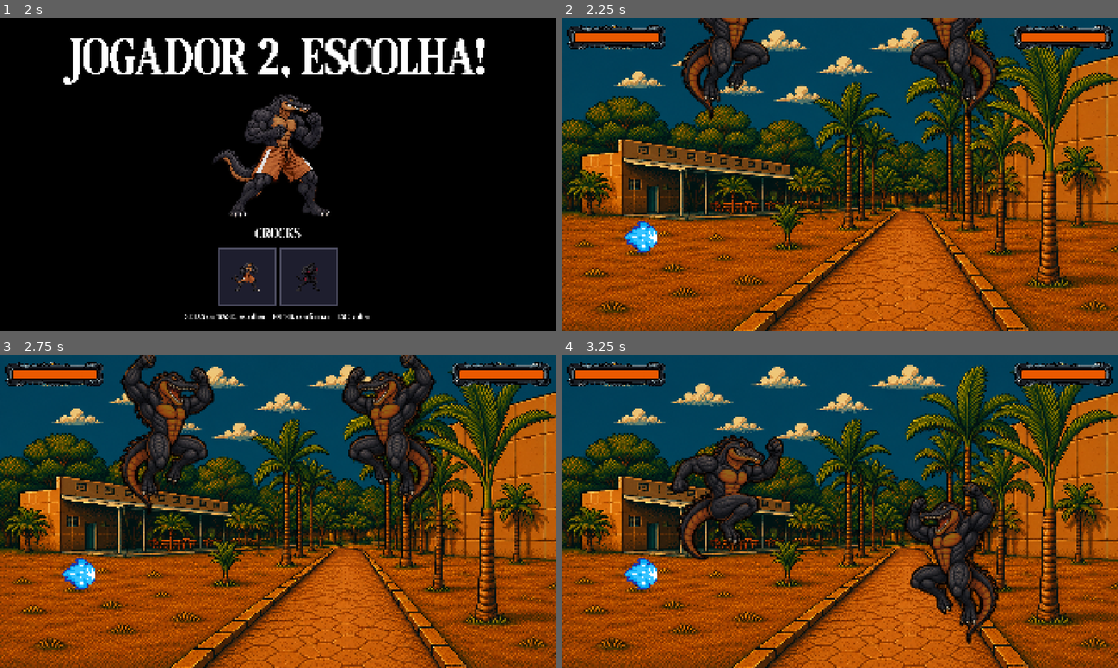
Above: before the commit, frames 1-4 (two rows, left to right).
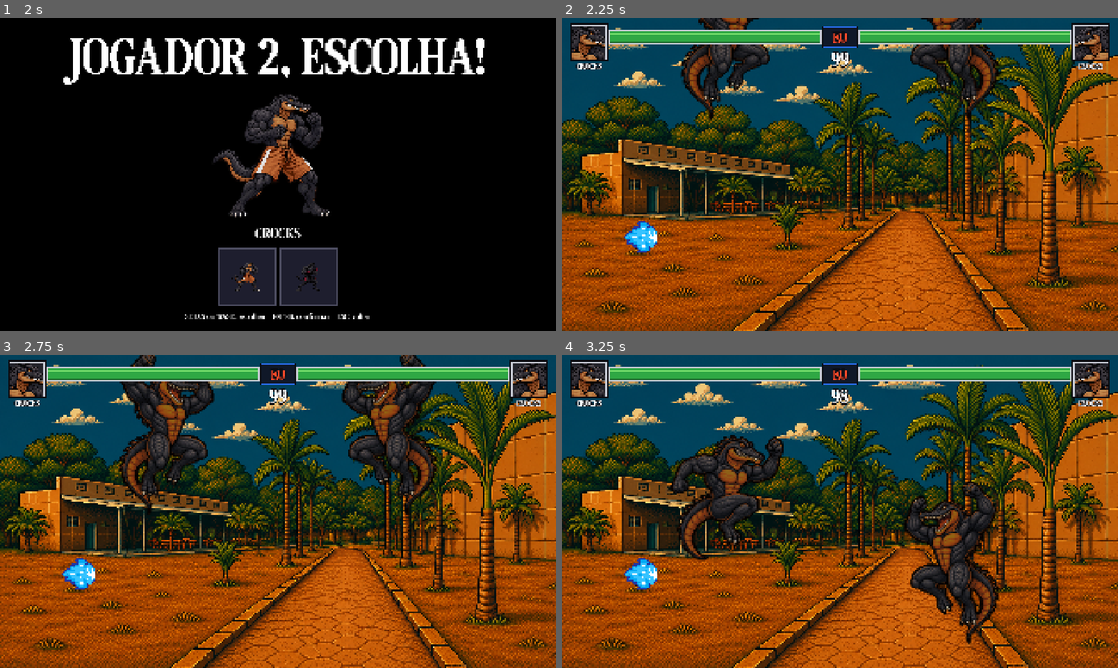
Above: after the commit, the same moments.

Repository: gustavo-laureano/atleticas-fighter
Game: Godot game, scene res://ui/main_menu/main_menu.tscn
Same seed, same stepped clock (60 frames per second), same inputs: the game is played once before the commit and once after it.
Inputs (mouse positions are in pixels of both pictures, inside the frame that each line leads up to):
- Up to frame 1 (2 s): click "▶ JOGAR" at 0.5 s; click (244, 277) at 1.25 s
- Up to frame 2 (2.25 s): click (806, 277) at 2 s
- Up to frame 3 (2.75 s): no input
- Up to frame 4 (3.25 s): move the mouse to (962, 495) at 2.77 s; tap F (p1_attack) at 2.85 s; tap W (p1_jump) at 3.02 s

Frame 1 is identical in both runs. In frame 2, 6.3% of the frame differs, in the area x 0-100%, y 1-17%; in frame 3, 6.3%; in frame 4, 6.4%.

Commit message:
feat: barra de vida no estilo Street Fighter
HUD única para os dois jogadores (ui/hud/life_bars.gd), desenhada em código a partir da referência: rosto e nome de cada personagem nas pontas, barras saindo do centro com faixa amarela de dano, caixa KO e tempo de 99 s. O rosto vem do campo face da ficha ou é recortado do topo do idle.

Co-Authored-By: Claude Opus 5.5 <noreply@anthropic.com>

Diff:
--- a/core/characters/character_data.gd
+++ b/core/characters/character_data.gd
@@ -8,3 +8,6 @@
 @export var display_name: String = ""
 @export var portrait: Texture2D
 @export var scene: PackedScene
+# Rosto que aparece na barra de vida, olhando para a direita. Opcional: se
+# ficar vazio, a HUD recorta a cabeça automaticamente do topo do `portrait`.
+@export var face: Texture2D
--- a/stages/stage_01/stage_01.gd
+++ b/stages/stage_01/stage_01.gd
@@ -1,10 +1,9 @@
 extends Node2D
 
 # Cria os dois lutadores escolhidos na tela de seleção: o jogador 1 no
-# PlayerSpawn e o jogador 2 no Player2Spawn, cada um com sua barra de vida.
-# Se a fase for aberta direto no editor (F6), usa o default_character nos dois.
-
-const HUD_SCENE := preload("res://ui/hud/hud.tscn")
+# PlayerSpawn e o jogador 2 no Player2Spawn, e mostra o rosto, o nome e a vida
+# de cada um na HUD. Se a fase for aberta direto no editor (F6), usa o
+# default_character nos dois.
 
 @export var default_character: CharacterData
 
@@ -13,23 +12,18 @@
 
 
 func _ready() -> void:
-	# A HUD da cena fica com o jogador 1; a do jogador 2 é uma cópia espelhada.
-	var hud_2 := HUD_SCENE.instantiate()
-	add_child(hud_2)
-	hud_2.move_to_right_side()
-	var huds: Array[CanvasLayer] = [hud, hud_2]
-
 	for i in 2:
 		var data: CharacterData = GameState.selected_characters[i]
 		if data == null:
 			data = default_character
+		hud.setup_player(i, data)
 
 		var player: Fighter = data.scene.instantiate()
 		player.name = "Player%d" % (i + 1)
 		player.player_id = i + 1
 		player.position = spawns[i].position
 		# Conecta antes do add_child para a HUD receber a vida inicial emitida no _ready do Fighter.
-		player.health_changed.connect(huds[i]._on_health_changed)
+		player.health_changed.connect(hud.set_health.bind(i))
 		add_child(player)
 		# O jogador 2 começa olhando para o jogador 1.
 		player.sprite.flip_h = player.player_id == 2
--- a/stages/stage_02/stage_02.gd
+++ b/stages/stage_02/stage_02.gd
@@ -1,10 +1,9 @@
 extends Node2D
 
 # Cria os dois lutadores escolhidos na tela de seleção: o jogador 1 no
-# PlayerSpawn e o jogador 2 no Player2Spawn, cada um com sua barra de vida.
-# Se a fase for aberta direto no editor (F6), usa o default_character nos dois.
-
-const HUD_SCENE := preload("res://ui/hud/hud.tscn")
+# PlayerSpawn e o jogador 2 no Player2Spawn, e mostra o rosto, o nome e a vida
+# de cada um na HUD. Se a fase for aberta direto no editor (F6), usa o
+# default_character nos dois.
 
 @export var default_character: CharacterData
 
@@ -13,23 +12,18 @@
 
 
 func _ready() -> void:
-	# A HUD da cena fica com o jogador 1; a do jogador 2 é uma cópia espelhada.
-	var hud_2 := HUD_SCENE.instantiate()
-	add_child(hud_2)
-	hud_2.move_to_right_side()
-	var huds: Array[CanvasLayer] = [hud, hud_2]
-
 	for i in 2:
 		var data: CharacterData = GameState.selected_characters[i]
 		if data == null:
 			data = default_character
+		hud.setup_player(i, data)
 
 		var player: Fighter = data.scene.instantiate()
 		player.name = "Player%d" % (i + 1)
 		player.player_id = i + 1
 		player.position = spawns[i].position
 		# Conecta antes do add_child para a HUD receber a vida inicial emitida no _ready do Fighter.
-		player.health_changed.connect(huds[i]._on_health_changed)
+		player.health_changed.connect(hud.set_health.bind(i))
 		add_child(player)
 		# O jogador 2 começa olhando para o jogador 1.
 		player.sprite.flip_h = player.player_id == 2
--- a/ui/hud/hud.gd
+++ b/ui/hud/hud.gd
@@ -1,17 +1,16 @@
 extends CanvasLayer
 
-@onready var fill: ColorRect = $ColorRect_fill
+# HUD da luta: as duas barras de vida ficam em LifeBars (ver life_bars.gd).
+# A fase chama setup_player() com o personagem de cada jogador e liga o sinal
+# health_changed de cada lutador em set_health().
+
+@onready var life_bars: Control = $LifeBars
 
 
-func _on_health_changed(current: int, maximum: int) -> void:
-	if maximum <= 0:
-		return
-	fill.scale.x = float(current) / float(maximum)
+func setup_player(index: int, data: CharacterData) -> void:
+	life_bars.setup_player(index, data)
 
 
-# Espelha a barra para o canto direito da tela (usado pelo jogador 2).
-func move_to_right_side() -> void:
-	var screen_width := get_viewport().get_visible_rect().size.x
-	offset.x = screen_width - fill.offset_left - fill.offset_right
-	# Mantém a barra presa à borda da tela ao perder vida, como a do jogador 1.
-	fill.pivot_offset.x = fill.size.x
+# Ligue com bind: player.health_changed.connect(hud.set_health.bind(index)).
+func set_health(current: int, maximum: int, index: int) -> void:
+	life_bars.set_health(current, maximum, index)
--- a/ui/hud/hud.tscn
+++ b/ui/hud/hud.tscn
@@ -1,26 +1,17 @@
 [gd_scene format=3 uid="uid://ispfrgluegis"]
 
 [ext_resource type="Script" uid="uid://bi5gyiniet0xu" path="res://ui/hud/hud.gd" id="1_kdjhy"]
-[ext_resource type="Texture2D" uid="uid://bwk2f2jymbrxq" path="res://ui/hud/health_bar.png" id="1_m7ell"]
+[ext_resource type="Script" path="res://ui/hud/life_bars.gd" id="2_bars"]
 
 [node name="CanvasLayer" type="CanvasLayer" unique_id=613537073]
 script = ExtResource("1_kdjhy")
 
-[node name="ColorRect_background" type="ColorRect" parent="." unique_id=125216100]
-offset_left = 42.999985
-offset_top = 52.0
-offset_right = 333.0
-offset_bottom = 92.0
-color = Color(0, 0, 0, 1)
-
-[node name="ColorRect_fill" type="ColorRect" parent="." unique_id=522702029]
-offset_left = 42.999985
-offset_top = 52.0
-offset_right = 333.0
-offset_bottom = 92.0
-color = Color(0.91764706, 0.34901962, 0, 1)
-
-[node name="Sprite2D" type="Sprite2D" parent="." unique_id=597352980]
-position = Vector2(187.99998, 70)
-scale = Vector2(0.16022098, 0.160221)
-texture = ExtResource("1_m7ell")
+[node name="LifeBars" type="Control" parent="." unique_id=1704518822]
+layout_mode = 3
+anchors_preset = 15
+anchor_right = 1.0
+anchor_bottom = 1.0
+grow_horizontal = 2
+grow_vertical = 2
+mouse_filter = 2
+script = ExtResource("2_bars")
--- /dev/null
+++ b/ui/hud/life_bars.gd
@@ -0,0 +1,195 @@
+extends Control
+
+# Barras de vida no estilo Street Fighter / King of Fighters (referência em
+# referencia/life bar.png): rosto e nome de cada lutador nas pontas, barras
+# saindo do centro, caixa "KO" no meio e o tempo da luta embaixo dela.
+# Tudo é desenhado aqui no _draw(), então não depende de imagens prontas:
+# cada lutador aparece com o rosto e o nome do personagem escolhido.
+
+signal time_up
+
+const FONT := preload("res://assets/fonts/pixelta/Pixelta.ttf")
+const ROUND_TIME := 99
+
+# Medidas em px da tela (viewport 1920 x 1080).
+const MARGIN := Vector2(36, 26)
+const FACE_SIZE := 116
+const BAR_HEIGHT := 40
+const BAR_TOP := 46
+const KO_SIZE := Vector2(112, 64)
+const BORDER := 4
+
+const COLOR_OUTLINE := Color("0b0b10")
+const COLOR_FRAME := Color("c9ccd6")
+const COLOR_EMPTY := Color("3a0f12")
+const COLOR_TRAIL := Color("e9c43b")
+const COLOR_FILL := Color("2fa844")
+const COLOR_FILL_LIGHT := Color("7be36f")
+const COLOR_FILL_DARK := Color("1d6b2c")
+const COLOR_KO_BORDER := Color("2b6ef0")
+const COLOR_KO_BG := Color("101828")
+const COLOR_KO_TEXT := Color("ff4a2a")
+
+# Recorte automático do rosto (frações da altura do desenho do portrait).
+const FACE_BAND := 0.06
+const FACE_SIDE := 0.24
+const FACE_FORWARD := 0.12
+
+var _names: Array[String] = ["", ""]
+var _faces: Array[Texture2D] = [null, null]
+# Vida atual (0..1) e a faixa amarela que "segue" a vida depois de um dano.
+var _health: Array[float] = [1.0, 1.0]
+var _trail: Array[float] = [1.0, 1.0]
+var _trail_tweens: Array[Tween] = [null, null]
+var _time_left := float(ROUND_TIME)
+
+
+func setup_player(index: int, data: CharacterData) -> void:
+	_names[index] = data.display_name.to_upper()
+	_faces[index] = data.face if data.face else _auto_face(data.portrait)
+	queue_redraw()
+
+
+func set_health(current: int, maximum: int, index: int) -> void:
+	if maximum <= 0:
+		return
+	var ratio := clampf(float(current) / maximum, 0.0, 1.0)
+	_health[index] = ratio
+	if ratio > _trail[index]:
+		_trail[index] = ratio
+	else:
+		# Como nos jogos de luta: o pedaço perdido fica amarelo um instante e
+		# depois desce até a vida atual.
+		if _trail_tweens[index]:
+			_trail_tweens[index].kill()
+		var tween := create_tween()
+		tween.tween_interval(0.4)
+		tween.tween_method(_set_trail.bind(index), _trail[index], ratio, 0.35)
+		_trail_tweens[index] = tween
+	queue_redraw()
+
+
+func _set_trail(value: float, index: int) -> void:
+	_trail[index] = value
+	queue_redraw()
+
+
+func _process(delta: float) -> void:
+	if _time_left <= 0.0:
+		return
+	var before := ceili(_time_left)
+	_time_left = maxf(_time_left - delta, 0.0)
+	if ceili(_time_left) != before:
+		queue_redraw()
+	if _time_left == 0.0:
+		time_up.emit()
+
+
+func _draw() -> void:
+	var center := size.x / 2.0
+	for index in 2:
+		_draw_side(index, center)
+	_draw_ko_and_timer(center)
+
+
+func _draw_side(index: int, center: float) -> void:
+	var right_side := index == 1
+	var face_x := size.x - MARGIN.x - FACE_SIZE if right_side else MARGIN.x
+	var face_rect := Rect2(face_x, MARGIN.y, FACE_SIZE, FACE_SIZE)
+
+	# Rosto, com moldura. O do jogador 2 é espelhado para olhar para o centro.
+	_draw_frame(face_rect)
+	draw_rect(face_rect, Color("23232b"))
+	if _faces[index]:
+		_draw_face(_faces[index], face_rect, right_side)
+
+	# Nome embaixo do rosto.
+	var name_pos := Vector2(face_rect.position.x - 40, face_rect.end.y + 34)
+	draw_string_outline(FONT, name_pos, _names[index], HORIZONTAL_ALIGNMENT_CENTER, FACE_SIZE + 80, 32, 8, COLOR_OUTLINE)
+	draw_string(FONT, name_pos, _names[index], HORIZONTAL_ALIGNMENT_CENTER, FACE_SIZE + 80, 32, Color.WHITE)
+
+	# Barra: vai do rosto até perto da caixa KO. A vida perdida some do lado do
+	# centro, como na referência.
+	var gap := KO_SIZE.x / 2.0 + 14
+	var bar_start := face_rect.end.x + 14 if not right_side else center + gap
+	var bar_end := center - gap if not right_side else face_rect.position.x - 14
+	var bar := Rect2(bar_start, BAR_TOP, bar_end - bar_start, BAR_HEIGHT)
+	_draw_frame(bar)
+	draw_rect(bar, COLOR_EMPTY)
+	_draw_fill(bar, _trail[index], right_side, COLOR_TRAIL, COLOR_TRAIL.lightened(0.3), COLOR_TRAIL.darkened(0.3))
+	_draw_fill(bar, _health[index], right_side, COLOR_FILL, COLOR_FILL_LIGHT, COLOR_FILL_DARK)
+
+
+# Desenha a foto preenchendo o quadro sem distorcer (corta as sobras do centro
+# para fora). `mirrored` espelha para olhar para o outro lado.
+func _draw_face(texture: Texture2D, rect: Rect2, mirrored: bool) -> void:
+	var tex_size := texture.get_size()
+	var side := minf(tex_size.x, tex_size.y)
+	var src := Rect2((tex_size.x - side) / 2.0, (tex_size.y - side) / 2.0, side, side)
+	if mirrored:
+		draw_set_transform(Vector2(rect.end.x, rect.position.y), 0.0, Vector2(-1, 1))
+		draw_texture_rect_region(texture, Rect2(Vector2.ZERO, rect.size), src)
+		draw_set_transform(Vector2.ZERO)
+	else:
+		draw_texture_rect_region(texture, rect, src)
+
+
+# Preenche `ratio` da barra a partir do lado do rosto, com brilho em cima e
+# sombra embaixo (visual pixel art).
+func _draw_fill(bar: Rect2, ratio: float, from_right: bool, base: Color, light: Color, dark: Color) -> void:
+	if ratio <= 0.0:
+		return
+	var width := roundf(bar.size.x * ratio)
+	var x := bar.end.x - width if from_right else bar.position.x
+	draw_rect(Rect2(x, bar.position.y, width, bar.size.y), base)
+	draw_rect(Rect2(x, bar.position.y + 4, width, 6), light)
+	draw_rect(Rect2(x, bar.end.y - 8, width, 8), dark)
+
+
+# Contorno escuro + moldura clara em volta de `rect`.
+func _draw_frame(rect: Rect2) -> void:
+	draw_rect(rect.grow(BORDER * 2), COLOR_OUTLINE)
+	draw_rect(rect.grow(BORDER), COLOR_FRAME)
+
+
+func _draw_ko_and_timer(center: float) -> void:
+	var ko := Rect2(center - KO_SIZE.x / 2.0, BAR_TOP + BAR_HEIGHT / 2.0 - KO_SIZE.y / 2.0, KO_SIZE.x, KO_SIZE.y)
+	draw_rect(ko.grow(BORDER * 2), COLOR_OUTLINE)
+	draw_rect(ko.grow(BORDER), COLOR_KO_BORDER)
+	draw_rect(ko, COLOR_KO_BG)
+	var ko_pos := Vector2(ko.position.x, ko.end.y - 14)
+	draw_string_outline(FONT, ko_pos, "KO", HORIZONTAL_ALIGNMENT_CENTER, ko.size.x, 52, 8, COLOR_OUTLINE)
+	draw_string(FONT, ko_pos, "KO", HORIZONTAL_ALIGNMENT_CENTER, ko.size.x, 52, COLOR_KO_TEXT)
+
+	var timer_text := "%02d" % ceili(_time_left)
+	var timer_pos := Vector2(ko.position.x - 40, ko.end.y + 70)
+	draw_string_outline(FONT, timer_pos, timer_text, HORIZONTAL_ALIGNMENT_CENTER, ko.size.x + 80, 72, 10, COLOR_OUTLINE)
+	draw_string(FONT, timer_pos, timer_text, HORIZONTAL_ALIGNMENT_CENTER, ko.size.x + 80, 72, Color.WHITE)
+
+
+# Recorta a cabeça do topo do portrait (o personagem olha para a direita):
+# acha o topo do desenho, o centro da faixa de cima e pega um quadrado um
+# pouco à frente, onde fica o rosto.
+func _auto_face(portrait: Texture2D) -> Texture2D:
+	if portrait == null:
+		return null
+	var image := portrait.get_image()
+	if image.is_compressed():
+		image.decompress()
+	var used := image.get_used_rect()
+	var band := maxi(1, roundi(used.size.y * FACE_BAND))
+	var min_x := image.get_width()
+	var max_x := -1
+	for y in range(used.position.y, used.position.y + band):
+		for x in range(used.position.x, used.end.x):
+			if image.get_pixel(x, y).a >= 0.5:
+				min_x = mini(min_x, x)
+				max_x = maxi(max_x, x)
+	if max_x < 0:
+		return portrait
+	var side := roundf(used.size.y * FACE_SIDE)
+	var center_x := (min_x + max_x) / 2.0 + side * FACE_FORWARD
+	var face := AtlasTexture.new()
+	face.atlas = portrait
+	face.region = Rect2(center_x - side / 2.0, used.position.y, side, side)
+	return face
Binary file added: referencia/life bar.png
Not shown, added: referencia/life bar.png.import
Not shown, added: ui/hud/life_bars.gd.uid
